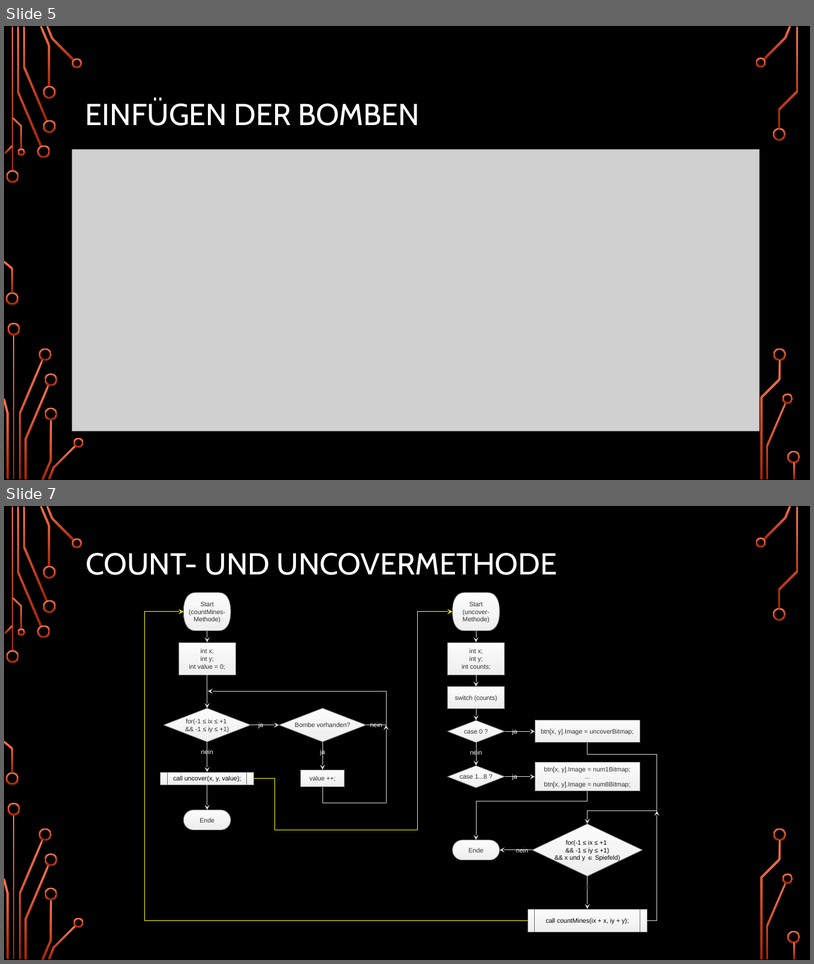
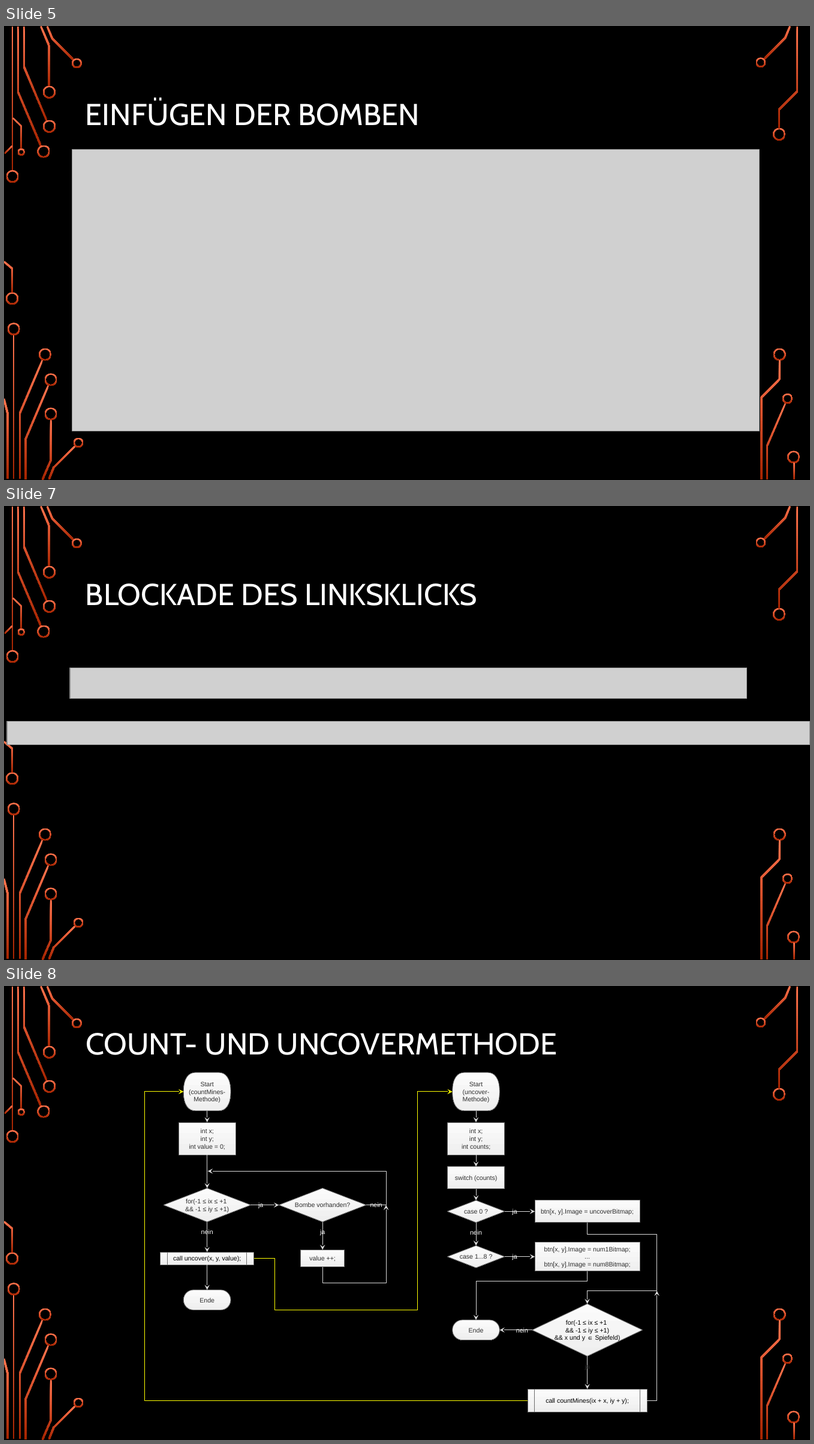
Before and after one commit to Hamschda/Minesweeper-1.0, a slide deck: IT-Kurzprojekt.pptx. Shown one above the other, each under a label of ours: slides 5 and 7 before the commit, slides 5, 7 and 8 after it; the slides between them are not shown. The pictures are 814x964 and 814x1444 pixels, drawn with LibreOffice and Linux fonts; fonts in the diff are those of the drawing; grey boxes stand for pictures; background and template pictures are left out. Boxes give left, top, right and bottom in pixels: in the first picture for what was removed or moved away, otherwise in the second. Text is boxed around its words. In the diff, an @@ line names an element or a change of style, - is before the commit and + after.

```diff
--- a/IT-Kurzprojekt.pptx
+++ b/IT-Kurzprojekt.pptx
@@ slide 7 added at <box>4,506,810,960</box>, background picture (left out); not listed: 36 template elements that a slide beside it also shows @@
@@ title added at <box>86,583,477,606</box>, 36 pt, text #FFFFFF @@
+BLOCKADE DES LINKSKLICKS
@@ picture added at <box>70,667,747,699</box> @@
@@ picture added at <box>7,721,810,744</box> @@
@@ what was slide 7 is now slide 8 @@
```
Also in this commit, not shown: 1 slide changed, 28 other files.
